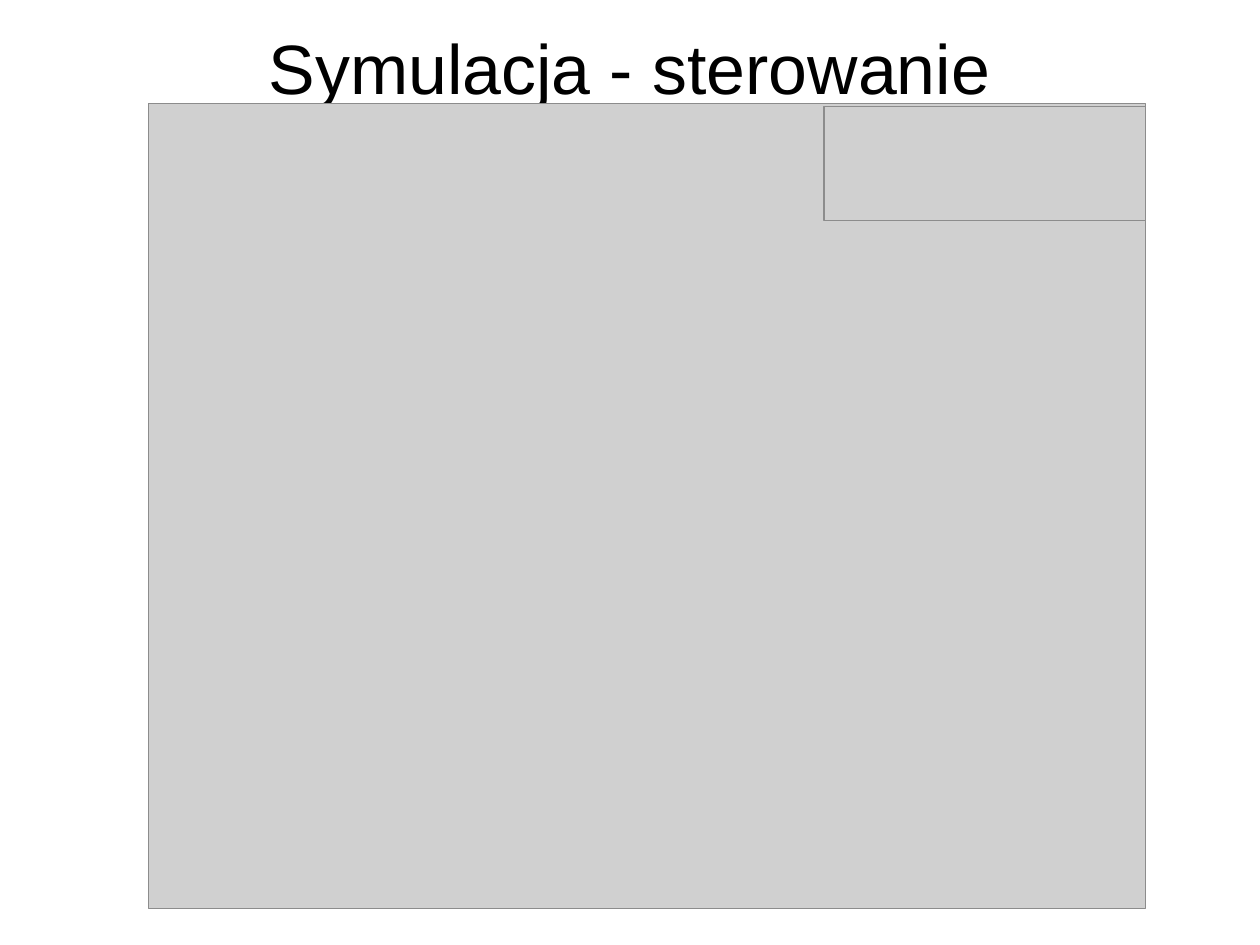
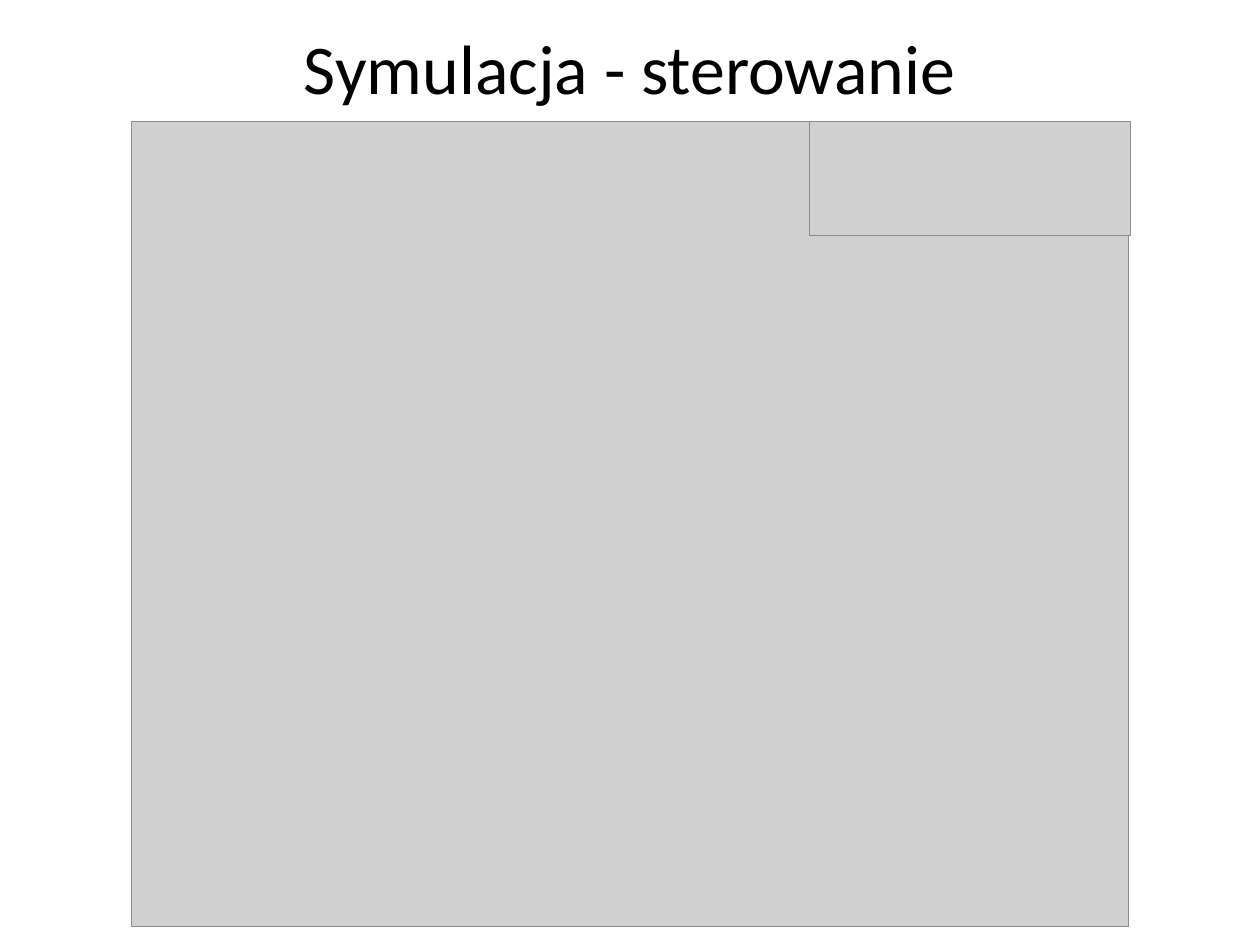
Before and after one commit to AleksanderPasiut/APProject_TrafficLights, a slide deck: slide 11 of prezentacja.pptx. Drawn at 1260x945 pixels with LibreOffice and Linux fonts; fonts in the diff are those of the drawing; grey boxes stand for pictures; background and template pictures are left out. Boxes give left, top, right and bottom in pixels: in the first picture for what was removed or moved away, otherwise in the second. Text is boxed around its words. In the diff, an @@ line names an element or a change of style, - is before the commit and + after.

```diff
--- a/prezentacja.pptx
+++ b/prezentacja.pptx
@@ text "Symulacja - sterowanie" at box(304, 45, 955, 106): font Arial to Calibri, letter outline none to #0D0D0D 0.75 pt @@
@@ picture: place and size @@
-picture at box(149, 104, 1146, 909)
+picture at box(131, 122, 1129, 927)
@@ picture: place and size @@
-picture at box(824, 107, 1146, 221)
+picture at box(810, 122, 1131, 236)
```
Also in this commit, not shown: 11 other slides changed, 1 slide added, 1 other file.
